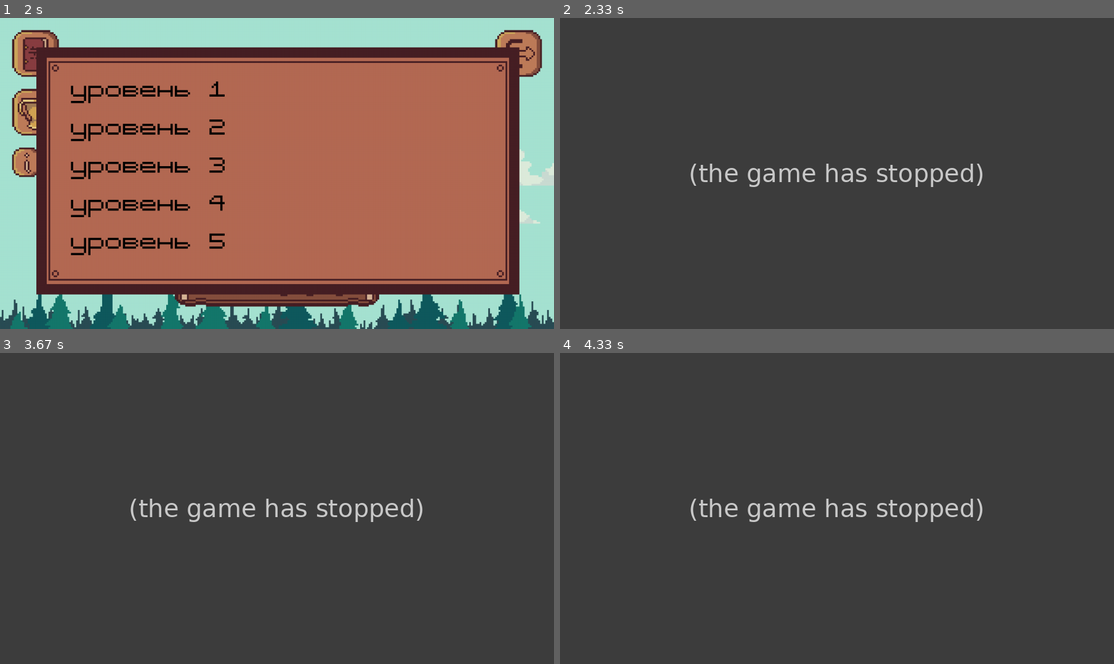
Above: before the commit, frames 1-4 (two rows, left to right).
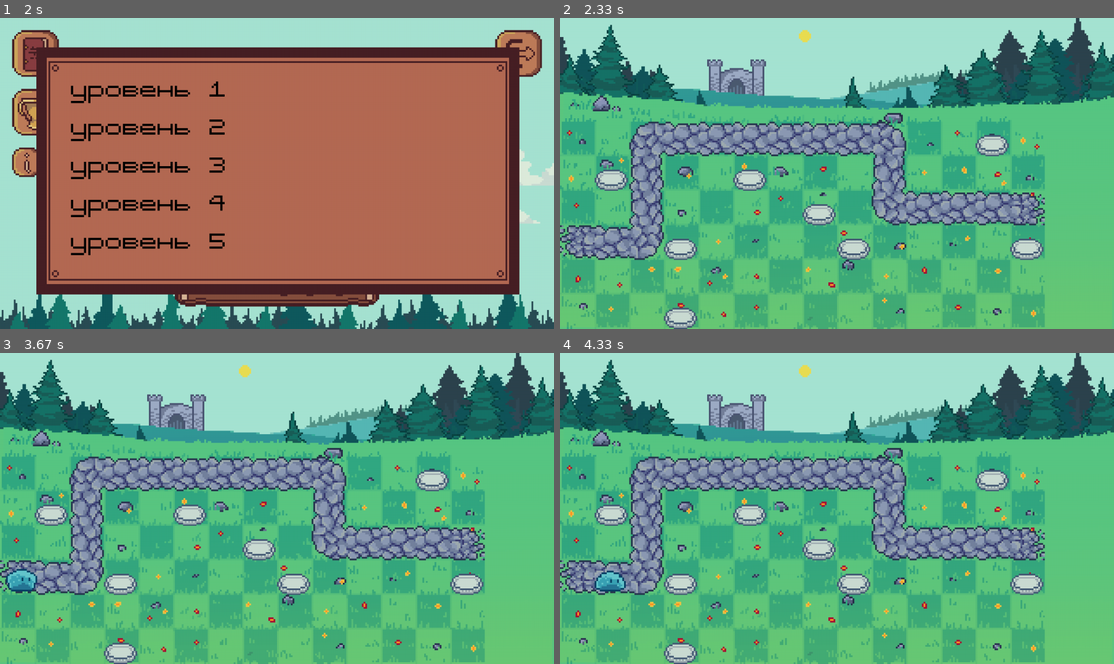
Above: after the commit, the same moments.

Repository: LenaSup/PyGame_project
Game: pygame game, started from main.py
Same seed, same stepped clock (60 frames per second), same inputs: the game is played once before the commit and once after it.
Inputs (mouse positions are in pixels of both pictures, inside the frame that each line leads up to):
- Up to frame 1 (2 s): press the mouse at (33, 52) at 0.37 s; move the mouse to (72, 148) at 0.47 s; release the mouse at (105, 245) at 0.6 s; press the mouse at (481, 83) at 0.7 s; move the mouse to (326, 70) at 0.8 s; release the mouse at (166, 61) at 0.93 s; press the mouse at (27, 161) at 1.03 s; move the mouse to (221, 192) at 1.13 s; release the mouse at (421, 223) at 1.27 s; press the mouse at (481, 83) at 1.37 s; move the mouse to (454, 67) at 1.47 s; release the mouse at (421, 55) at 1.6 s; press the mouse at (277, 257) at 1.7 s; move the mouse to (376, 245) at 1.8 s; release the mouse at (470, 235) at 1.93 s
- Up to frame 2 (2.33 s): press the mouse at (709, 126) at 2.03 s; move the mouse to (753, 136) at 2.13 s; release the mouse at (803, 145) at 2.27 s
- Up to frame 3 (3.67 s): click (487, 393) at 2.38 s
- Up to frame 4 (4.33 s): no input

Frame 1 is identical in both runs. In frame 2, 97% of the frame differs, in the area x 0-100%, y 0-100%; in frame 3, 97%; in frame 4, 97%.
Error before the commit: NameError: name 'bat' is not defined (main.py line 827); the game stopped at 2.05 s (later frames are placeholders)

Commit message:
Анимация врагов

Diff:
--- a/main.py
+++ b/main.py
@@ -411,14 +411,14 @@
         self.frames = self.cut_sheet(load_image(image), number_of_frames)
         self.cur_frame = 0
         # -
-        self.pos = x - self.costs_x, y - self.costs_y
+        self.pos = x, y
         self.health = health
         self.damage = damage
         self.speed = speed
         self.image = load_image(image)
         self.price = price
         self.rect = self.image.get_rect()
-        self.rect.x, self.rect.y = x, y
+        self.rect.bottomleft = x, y
         self.path = None
         self.current_step = None
         self.step = None
@@ -824,7 +824,7 @@
 
     enemy_default_settings = (start_pos[0] * 80 + my_board.top,
                               start_pos[1] * 80 + my_board.cell_size // 4 + my_board.bot)
-    enemy_types = [bat, ghost, mage]
+    enemy_types = [default_enemy, haste_enemy, armored_enemy]
     n_enemies = [0 for _ in range(len(enemy_types))]
     towers_types = [default_tower, mortire, flamethrower]
     type_tower = 0
Binary file changed: user_data.sqlite3
